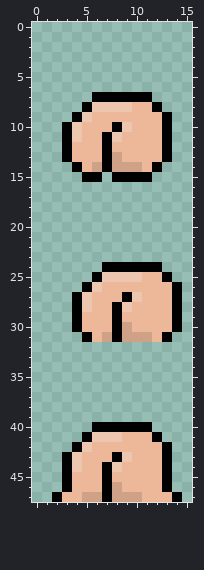
Two states of a pixel-art sprite, data/scootieBootie.png. This is how it looked before the edit.
The file is 32x96 pixels, drawn in blocks of 2x2; one block is one cell here.
The same view after the edit:
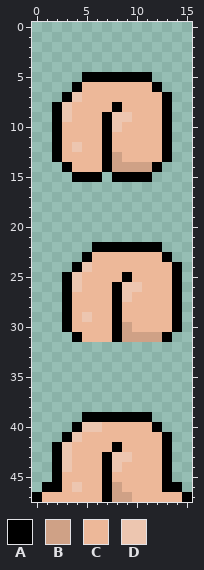
Palette (. is transparent): A #000000  B #cfa186  C #edb899  D #edc6b0
Author's note on the commit: Change noxious ball and scootie animations
Changes in this commit:
Changed rows in their new state; - is an unchanged pixel.
first column x 2:
 5 ---AAAAAAA--
 6 --ACCCCCCCA-
 7 -ADCCCCCCCCA
 8 ADCCCCAC--CA
 9 ADCC-ADD----
10 ACC--ADC----
11 ACC---C-----
12 ACD---------
13 AC----------
14 -AC-C----B--
15 --A---------
first column x 3:
22 ---AAAAAAA--
23 --ACCCCCCCA-
24 -ADCCCCCCCCA
25 ADCCCCAC--CA
26 ADCC-ADD----
27 ACC--ADC----
28 ACC---C-----
29 ACD---------
30 AC----------
31 -AC-C----B--
first column x 0:
39 -----AAAAAAA----
40 ----ADDCCCCCA---
41 ---ADCCCC---CA--
42 --ADCC--A-------
43 --ADC--AD-------
44 --ADC-----------
45 --AC------------
46 -AACD---------A-
47 ACC--CC---C---CA
Pixel boxes of the changes (left, top, right, bottom) in both pictures:
changed: (52, 72, 172, 182)
changed: (62, 242, 182, 342)
changed: (32, 412, 192, 502)
